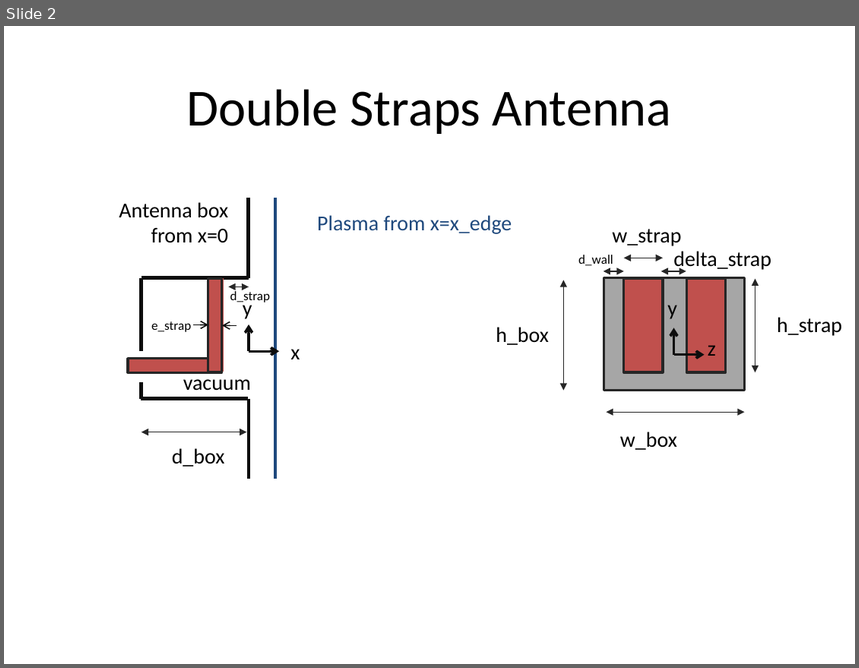
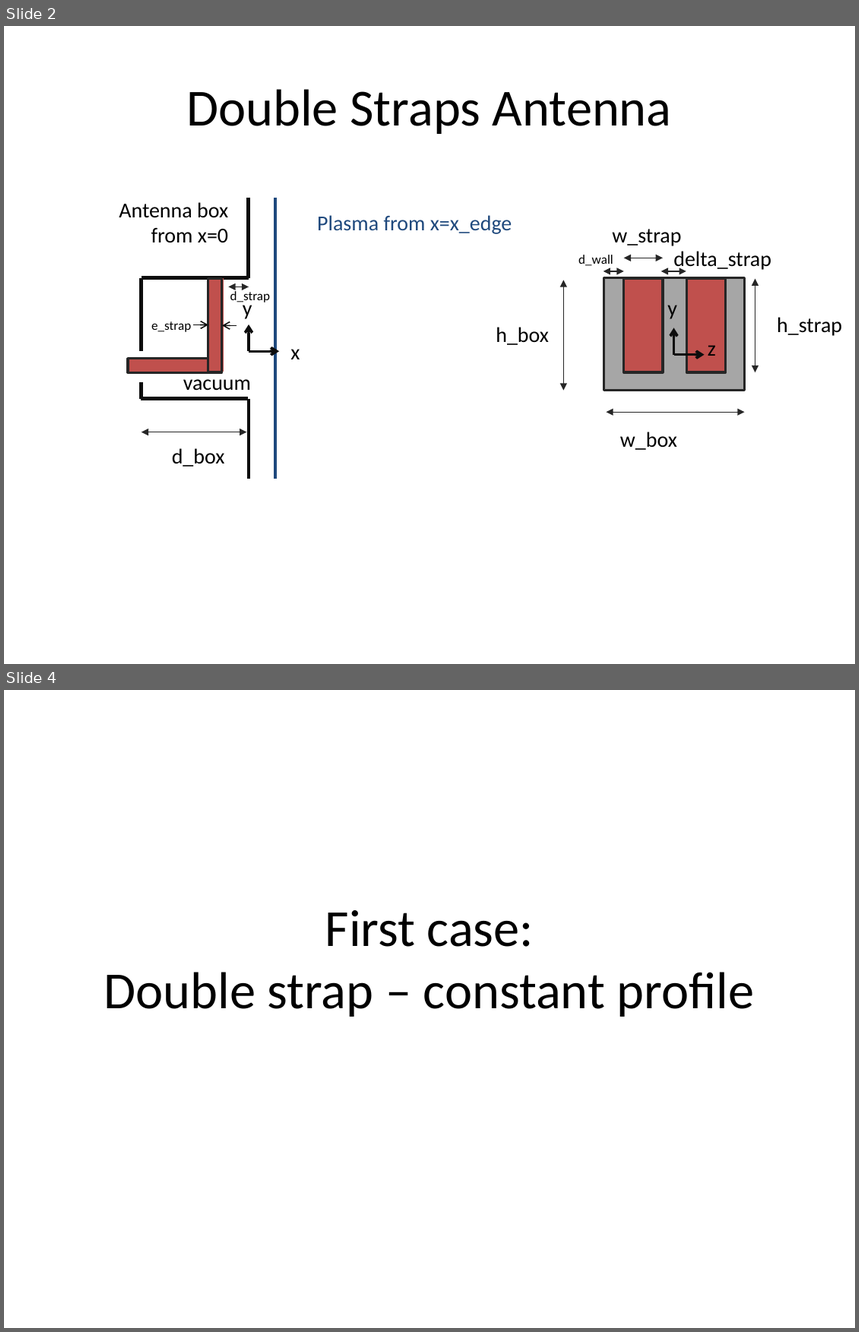
Before and after one commit to jhillairet/SOFT2018_Cold_Plasma_Modeling, a slide deck: Test Configurations/Test Geometries.pptx. Shown one above the other, each under a label of ours: slide 2 before the commit, slides 2 and 4 after it; the slides between them are not shown. The pictures are 859x668 and 859x1332 pixels, drawn with LibreOffice and Linux fonts; fonts in the diff are those of the drawing. Boxes give left, top, right and bottom in pixels: in the first picture for what was removed or moved away, otherwise in the second. Text is boxed around its words. In the diff, an @@ line names an element or a change of style, - is before the commit and + after.

Commit message:
Added the results of ANTITER for double strap case.

```diff
--- a/Test Configurations/Test Geometries.pptx
+++ b/Test Configurations/Test Geometries.pptx
@@ slide 4 added at (4, 690, 855, 1328), background #FFFFFF @@
@@ title added at (104, 910, 755, 1017), 44 pt, text #000000 @@
+First case:
+Double strap – constant profile
```
Also in this commit, not shown: 2 slides changed, 9 other slides added, 1 other file.
